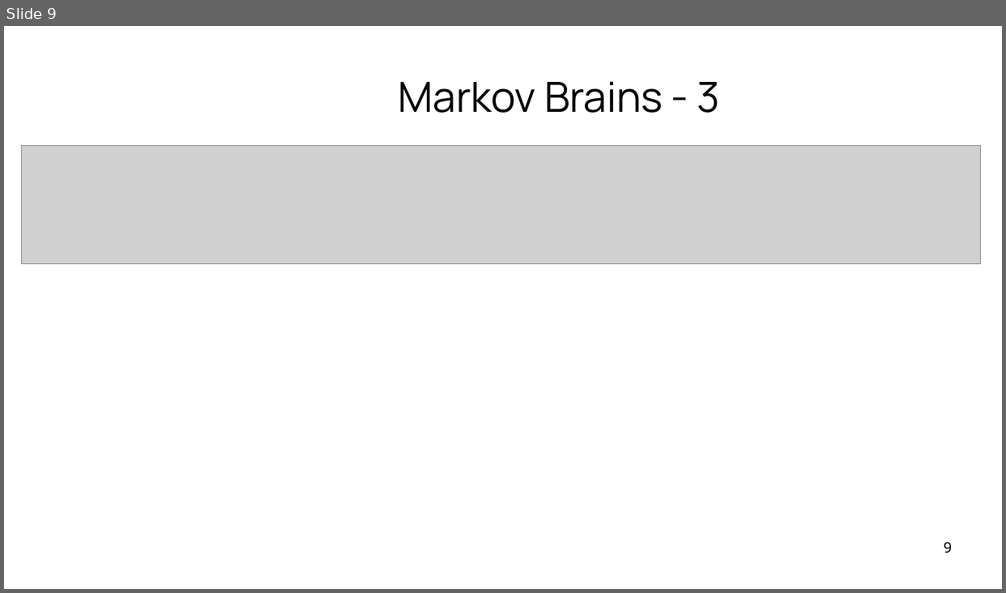
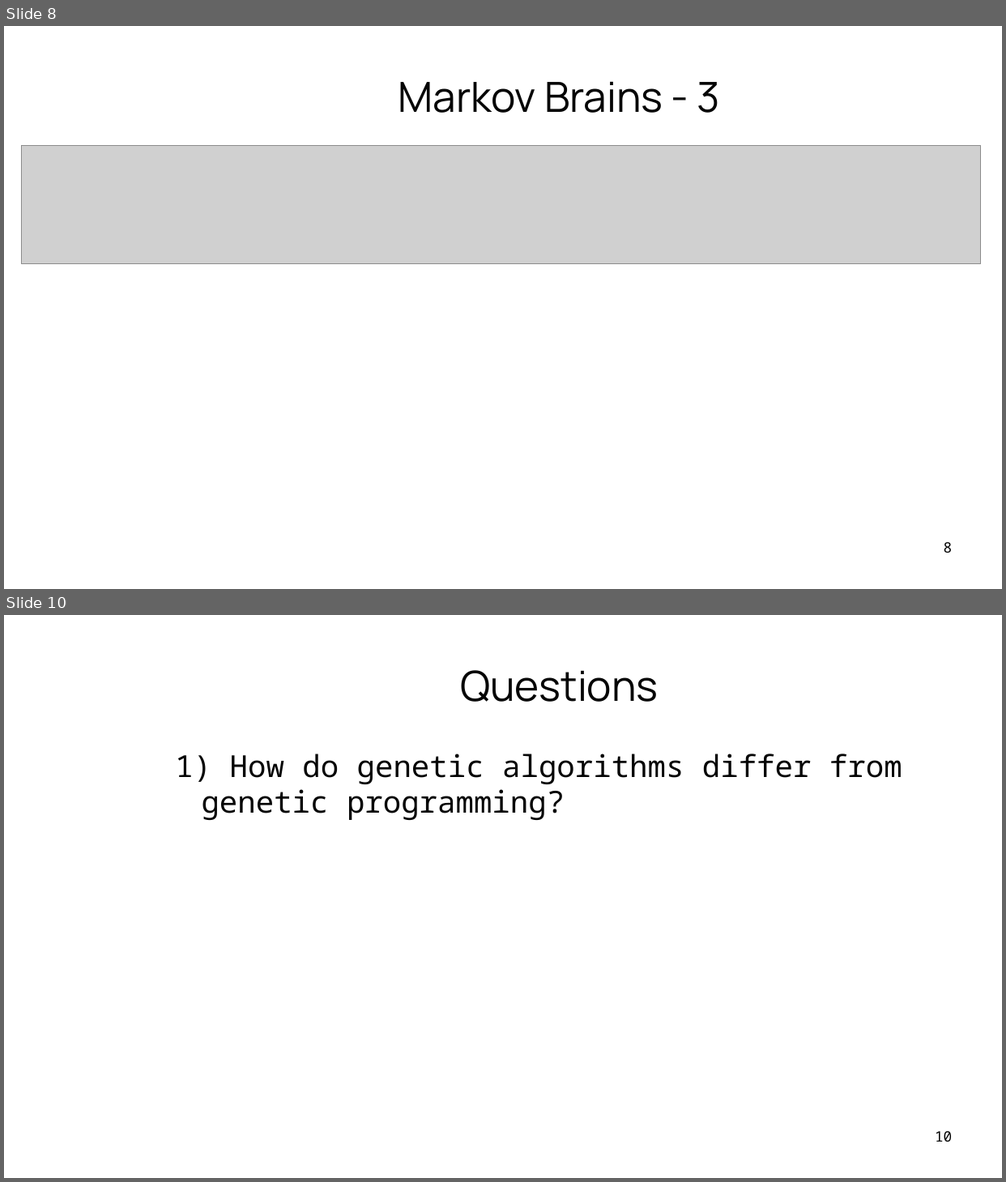
Before and after one commit to trougnouf/lingi2369, a slide deck: presentation.odp. Shown one above the other, each under a label of ours: slide 9 before the commit, slides 8 and 10 after it; the slides between them are not shown. The pictures are 1006x593 and 1006x1182 pixels, drawn with LibreOffice and Linux fonts; fonts in the diff are those of the drawing; grey boxes stand for pictures; background and template pictures are left out. Boxes give left, top, right and bottom in pixels: in the first picture for what was removed or moved away, otherwise in the second. Text is boxed around its words. In the diff, an @@ line names an element or a change of style, - is before the commit and + after.

```diff
--- a/presentation.odp
+++ b/presentation.odp
@@ slide 10 added at <box>4,615,1002,1178</box>, background picture (left out) @@
@@ title added at <box>460,670,658,702</box>, 40.6 pt, text #050505 @@
+Questions
@@ text added at <box>202,754,902,820</box>, 29.6 pt, text #050505 @@
+1) How do genetic algorithms differ from genetic programming?
@@ page number added at <box>935,1131,952,1141</box>, 14 pt, text #000000 @@
+10
@@ what was slide 9 is now slide 8 @@
@@ page number at <box>944,542,953,552</box>: text changed @@
-9
+8
```
Also in this commit, not shown: 4 slides changed, 4 other slides added, 4 slides removed, 3 other files.
